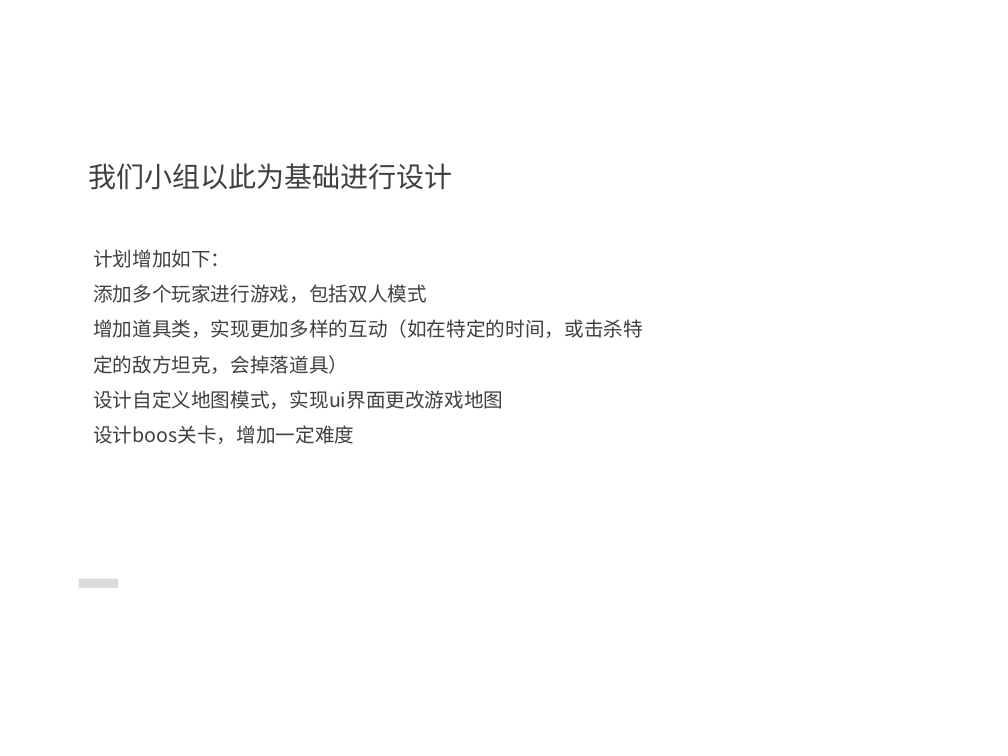
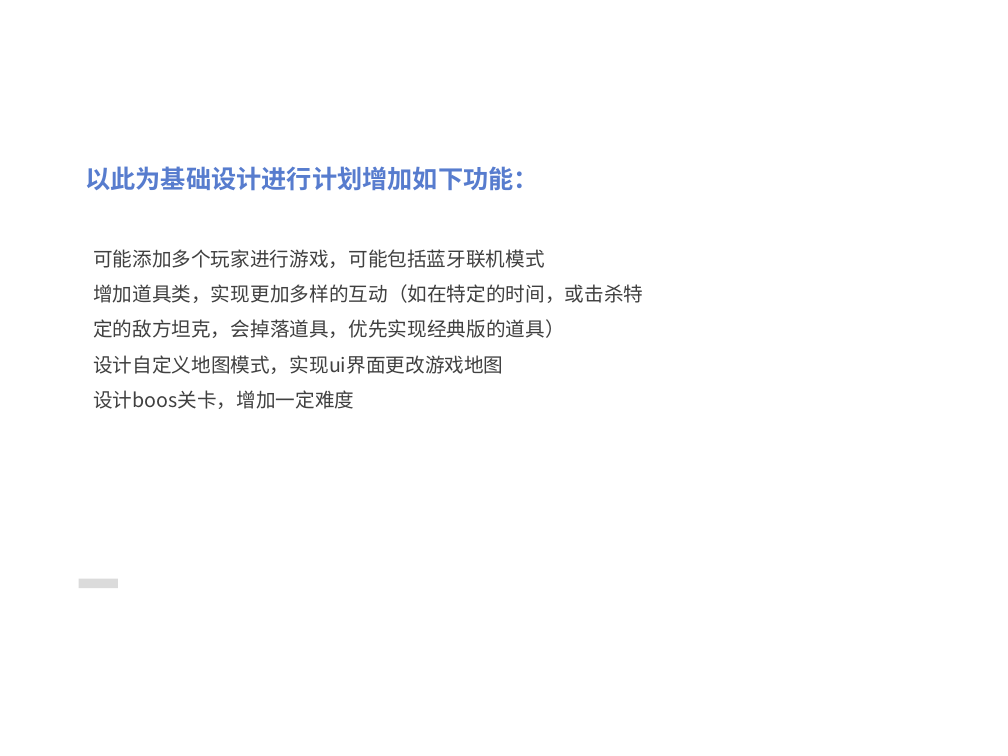
Before and after one commit to agukl/tankWar, a slide deck: slide 6 of 坦克大战.ppt (slide 4 before the commit). Drawn at 1008x756 pixels with LibreOffice and Linux fonts; fonts in the diff are those of the drawing. Boxes give left, top, right and bottom in pixels: in the first picture for what was removed or moved away, otherwise in the second. Text is boxed around its words. In the diff, an @@ line names an element or a change of style, - is before the commit and + after.

```diff
--- a/坦克大战.ppt
+++ b/坦克大战.ppt
@@ text at bbox=[85, 166, 539, 191]: text changed; size 20 to 18 pt; font Noto Sans CJK SC to Arial; text colour #404040 to #577CCE; bold on @@
-我们小组以此为基础进行设计
+以此为基础设计进行计划增加如下功能：
@@ text at bbox=[93, 249, 643, 338]: text changed @@
-计划增加如下：
-添加多个玩家进行游戏，包括双人模式
-增加道具类，实现更加多样的互动（如在特定的时间，或击杀特定的敌方坦克，会掉落道具）
+可能添加多个玩家进行游戏，可能包括蓝牙联机模式
+增加道具类，实现更加多样的互动（如在特定的时间，或击杀特定的敌方坦克，会掉落道具，优先实现经典版的道具）
```
Also in this commit, not shown: 9 other slides changed, 3 slides added, 2 other files.
